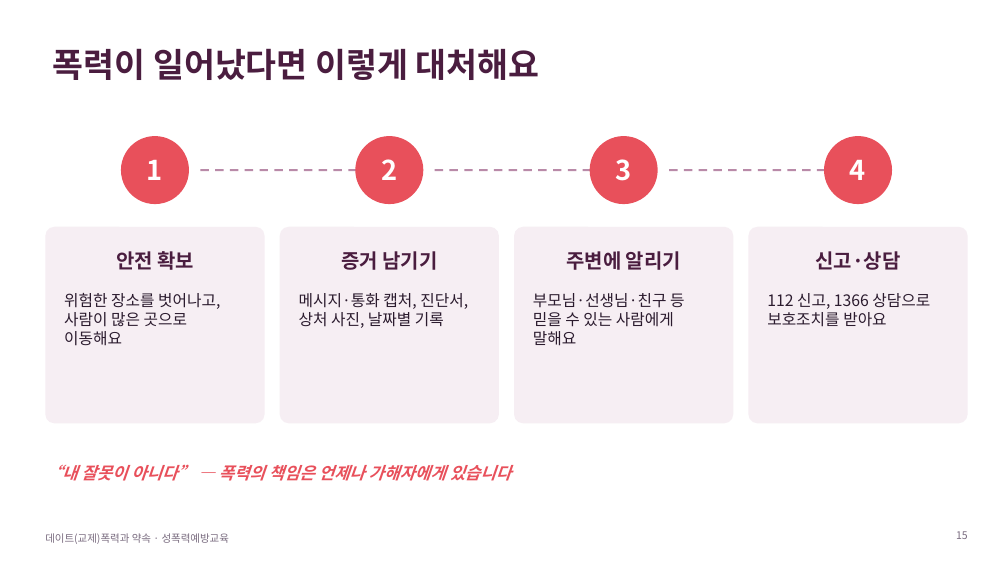
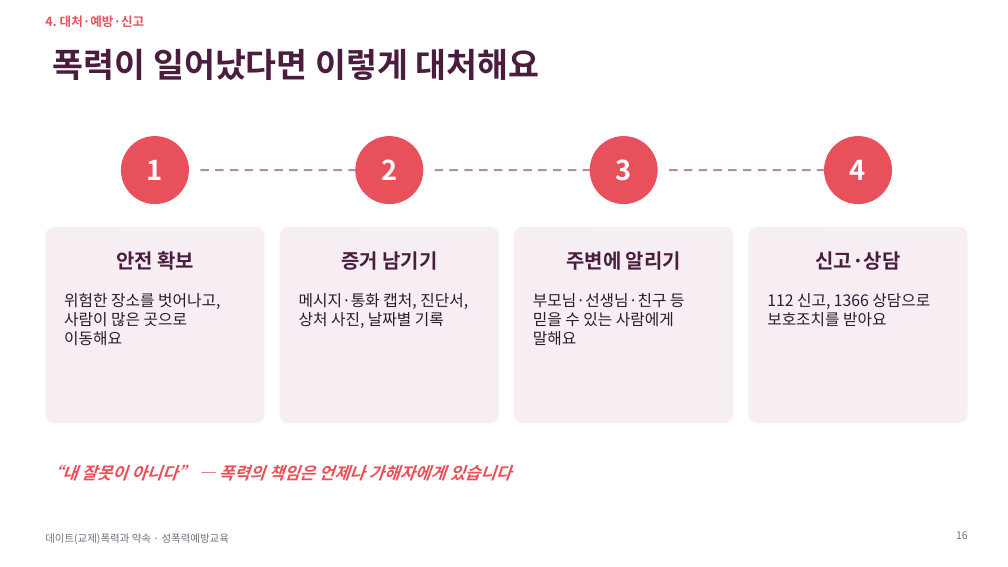
Before and after one commit to ash1234a/security-research-learning, a slide deck: slide 16 of 데이트폭력과_약속.pptx (slide 15 before the commit). Drawn at 1008x567 pixels with LibreOffice and Linux fonts; fonts in the diff are those of the drawing. Boxes give left, top, right and bottom in pixels: in the first picture for what was removed or moved away, otherwise in the second. Text is boxed around its words. In the diff, an @@ line names an element or a change of style, - is before the commit and + after.

```diff
--- a/데이트폭력과_약속.pptx
+++ b/데이트폭력과_약속.pptx
@@ text added at bbox=[45, 15, 144, 27], 12 pt, text #E8505B, bold @@
+4. 대처·예방·신고
```
Also in this commit, not shown: 17 other slides changed, 9 slides added, 8 slides removed.
